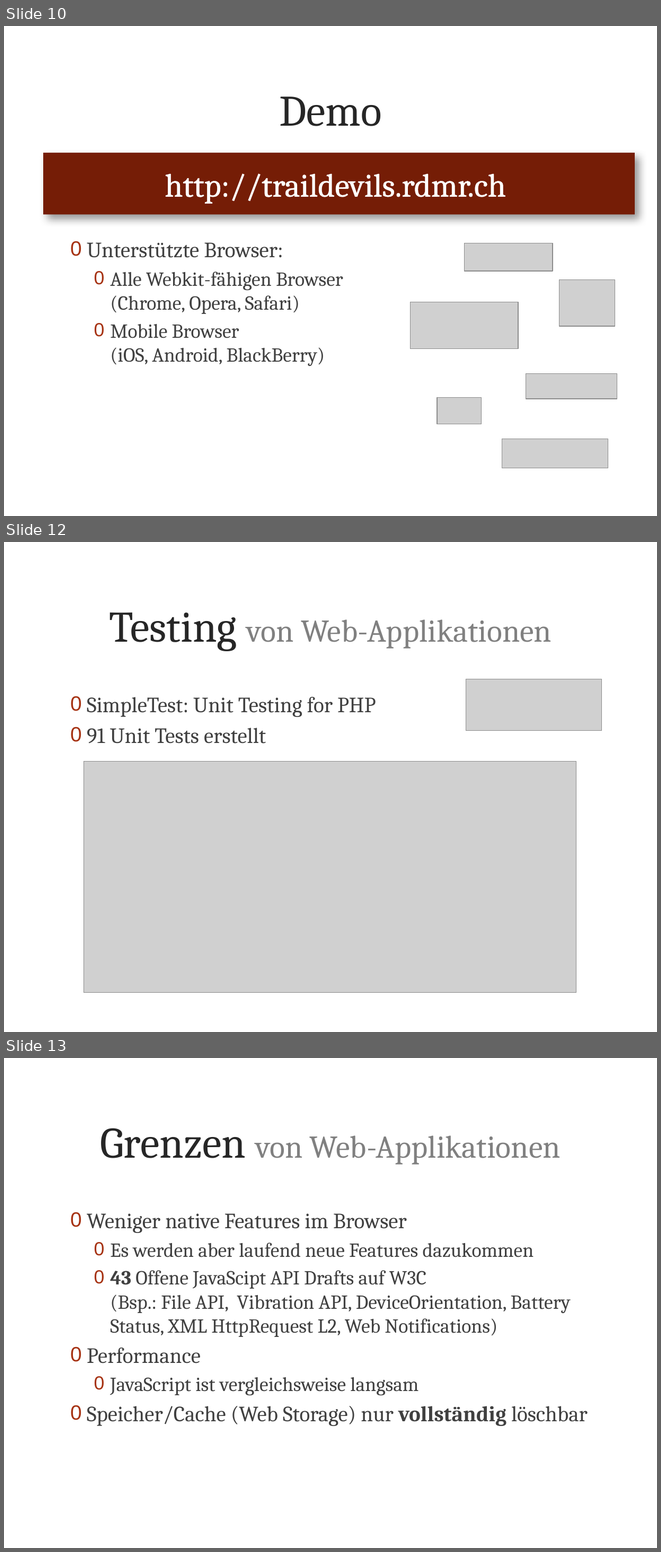
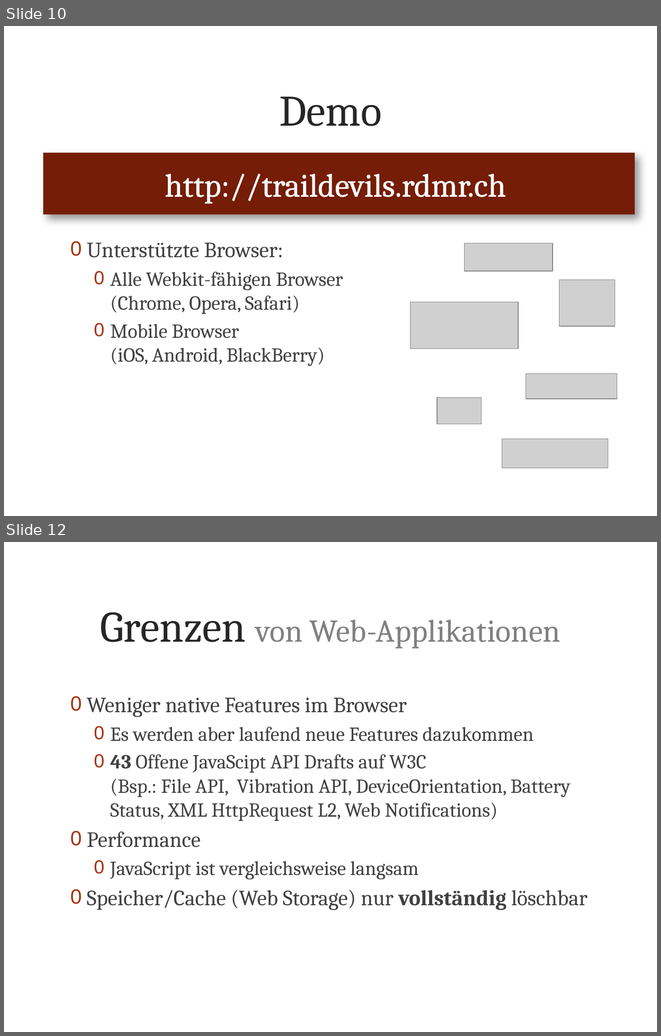
Before and after one commit to metaodi/TrailDevilsXPl-2, a slide deck: _DOCUMENTATION/Presentation/Praesentation-Traildevils-XPl2.pptx. Shown one above the other, each under a label of ours: slides 10, 12 and 13 before the commit, slides 10 and 12 after it; the slides between them are not shown. The pictures are 661x1552 and 661x1036 pixels, drawn with LibreOffice and Linux fonts; fonts in the diff are those of the drawing; grey boxes stand for pictures; background and template pictures are left out. Boxes give left, top, right and bottom in pixels: in the first picture for what was removed or moved away, otherwise in the second. Text is boxed around its words. In the diff, an @@ line names an element or a change of style, - is before the commit and + after.

Commit message:
removed testing part

```diff
--- a/_DOCUMENTATION/Presentation/Praesentation-Traildevils-XPl2.pptx
+++ b/_DOCUMENTATION/Presentation/Praesentation-Traildevils-XPl2.pptx
@@ slide 12 removed at <box>4,542,657,1032</box>, background picture (left out) @@
@@ title removed at <box>109,612,551,651</box> @@
-Testing von Web-Applikationen
@@ picture removed at <box>466,679,602,731</box> @@
@@ text removed at <box>87,697,376,743</box> @@
-0 SimpleTest: Unit Testing for PHP
-0 91 Unit Tests erstellt
@@ picture removed at <box>84,761,576,992</box> @@
@@ what was slide 13 is now slide 12 @@
```
Also in this commit, not shown: 3 slides changed.
